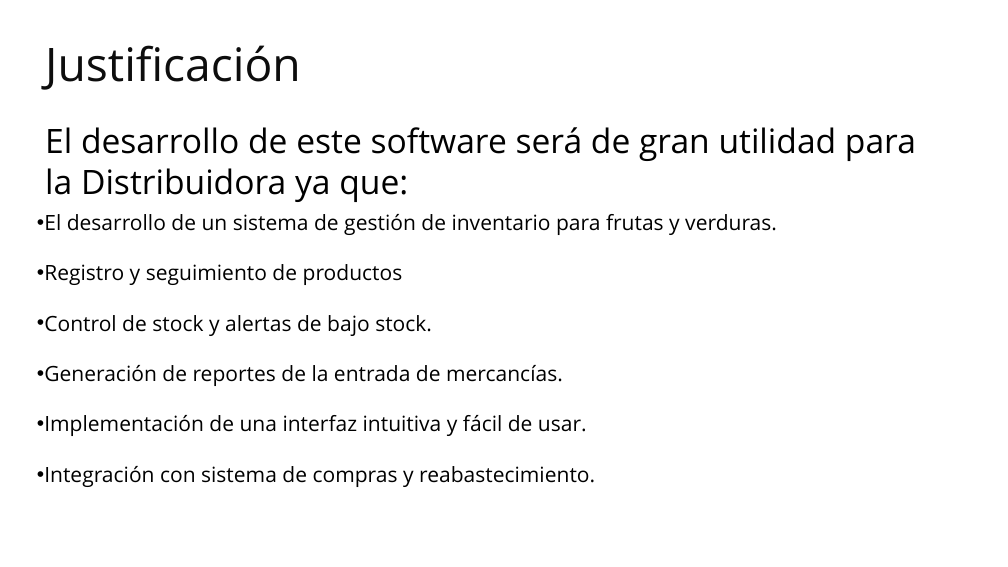
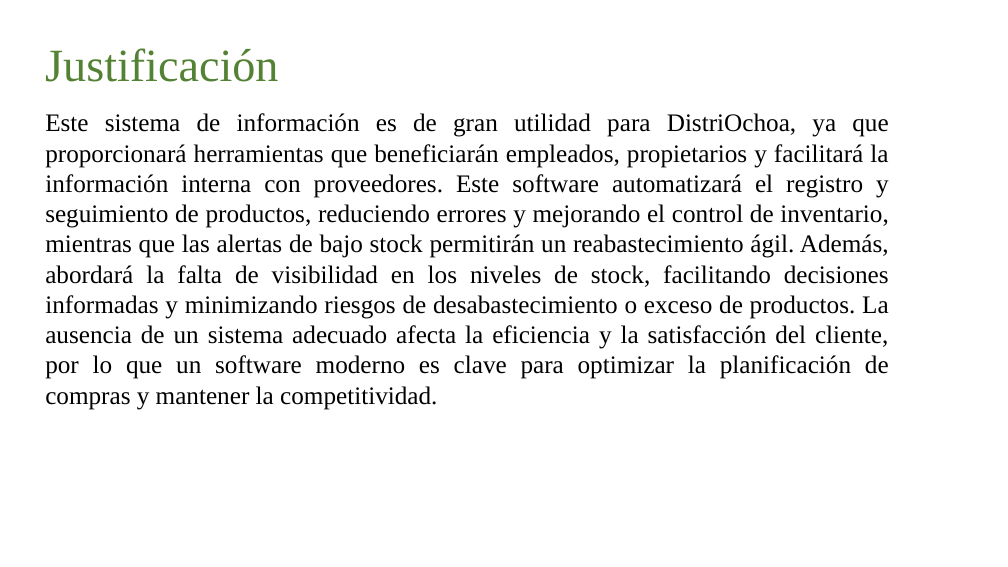
Before and after one commit to InventarioDistriOchoa/ProyectoFinal, a slide deck: slide 7 of Trimestre 1/Proyecto Presentación SENA.pptx. Drawn at 1008x567 pixels with LibreOffice and Linux fonts; fonts in the diff are those of the drawing; background and template pictures are left out. Boxes give left, top, right and bottom in pixels: in the first picture for what was removed or moved away, otherwise in the second. Text is boxed around its words. In the diff, an @@ line names an element or a change of style, - is before the commit and + after.

```diff
--- a/Trimestre 1/Proyecto Presentación SENA.pptx
+++ b/Trimestre 1/Proyecto Presentación SENA.pptx
@@ text "Justificación" at [45, 48, 278, 82]: font Open Sans to Times New Roman, text colour #0D0D0D to #548235 @@
@@ text at [45, 113, 889, 410]: text changed; size 20 to 24 pt; font Open Sans to Times New Roman @@
-• El desarrollo de un sistema de gestión de inventario para frutas y verduras.
-• Registro y seguimiento de productos
-• Control de stock y alertas de bajo stock.
-• Generación de reportes de la entrada de mercancías.
-• Implementación de una interfaz intuitiva y fácil de usar.
-• Integración con sistema de compras y reabastecimiento.
+Este sistema de información es de gran utilidad para DistriOchoa, ya que proporcionará herramientas que beneficiarán empleados, propietarios y facilitará la información interna con proveedores. Este software automatizará el registro y seguimiento de productos, reduciendo errores y mejorando el control de inventario, mientras que las alertas de bajo stock permitirán un reabastecimiento ágil. Además, abordará la falta de visibilidad en los niveles de stock, facilitando decisiones informadas y minimizando riesgos de desabastecimiento o exceso de productos. La ausencia de un sistema adecuado afecta la eficiencia y la satisfacción del cliente, por lo que un software moderno es clave para optimizar la planificación de compras y mantener la competitividad.
@@ text removed at [45, 127, 916, 202] @@
-El desarrollo de este software será de gran utilidad para la Distribuidora ya que:
```
Also in this commit, not shown: 4 other slides changed, 2 slides added, 3 slides removed, 3 other files.
